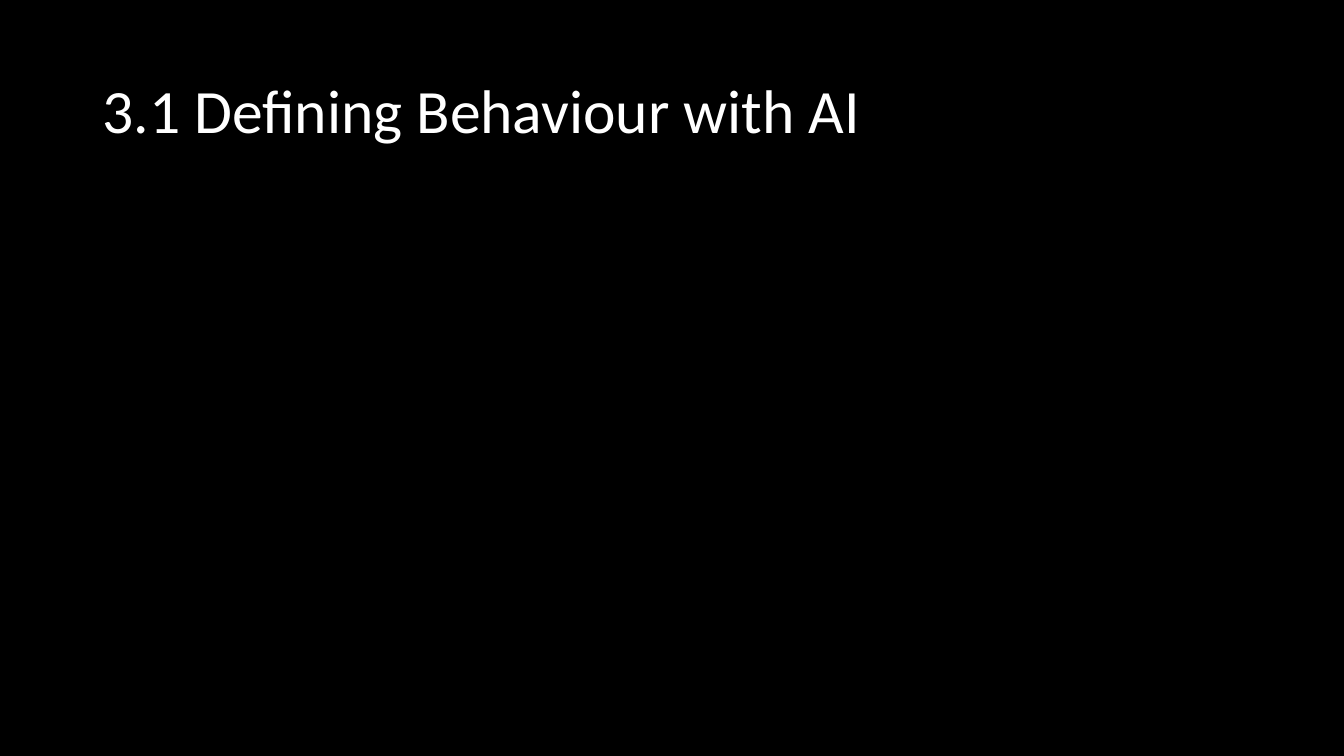
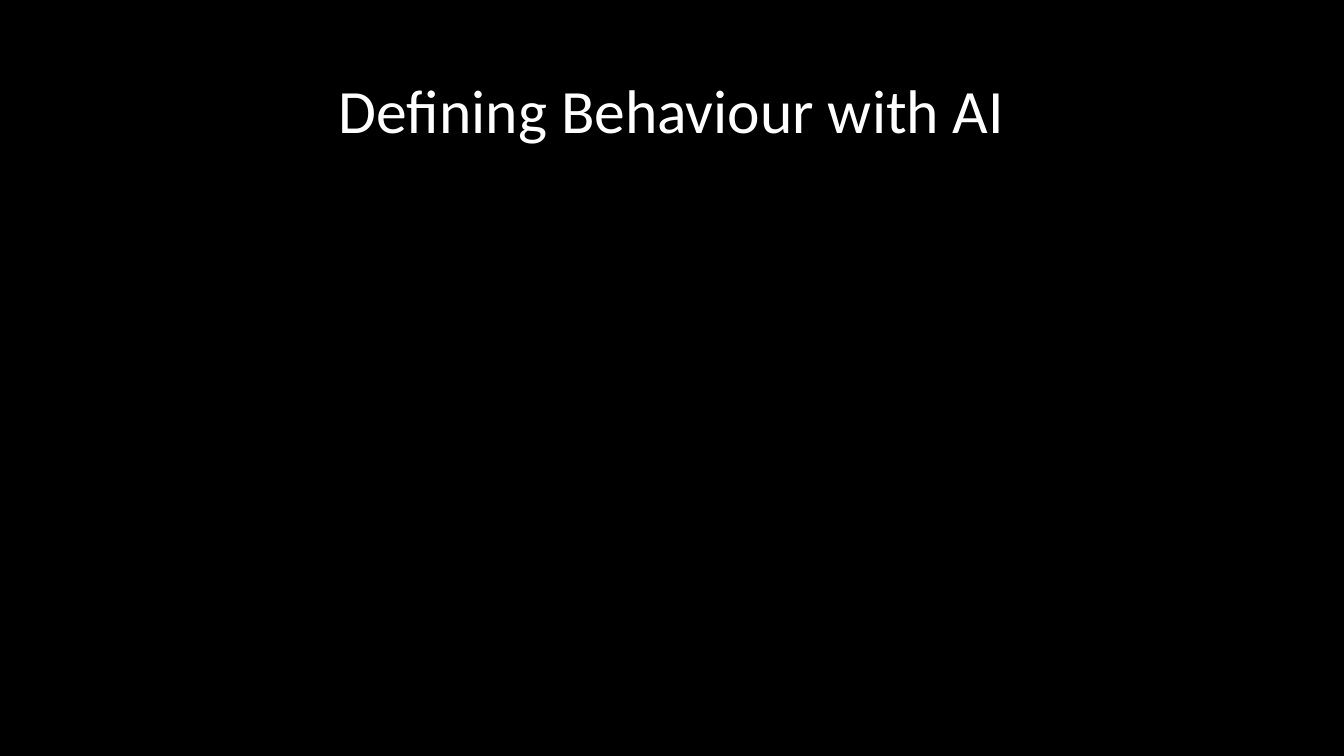
Before and after one commit to rndmized/AI-in-gaming-research, a slide deck: slide 11 of Presentation/AI in Video Games.pptx. Drawn at 1344x756 pixels with LibreOffice and Linux fonts; fonts in the diff are those of the drawing. Boxes give left, top, right and bottom in pixels: in the first picture for what was removed or moved away, otherwise in the second. Text is boxed around its words. In the diff, an @@ line names an element or a change of style, - is before the commit and + after.

```diff
--- a/Presentation/AI in Video Games.pptx
+++ b/Presentation/AI in Video Games.pptx
@@ title at (x1=339, y1=90, x2=1004, y2=144): text changed @@
-3.1 Defining Behaviour with AI
+Defining Behaviour with AI
```
Also in this commit, not shown: 8 other slides changed, 1 slide added, 1 slide removed, 6 other files.
